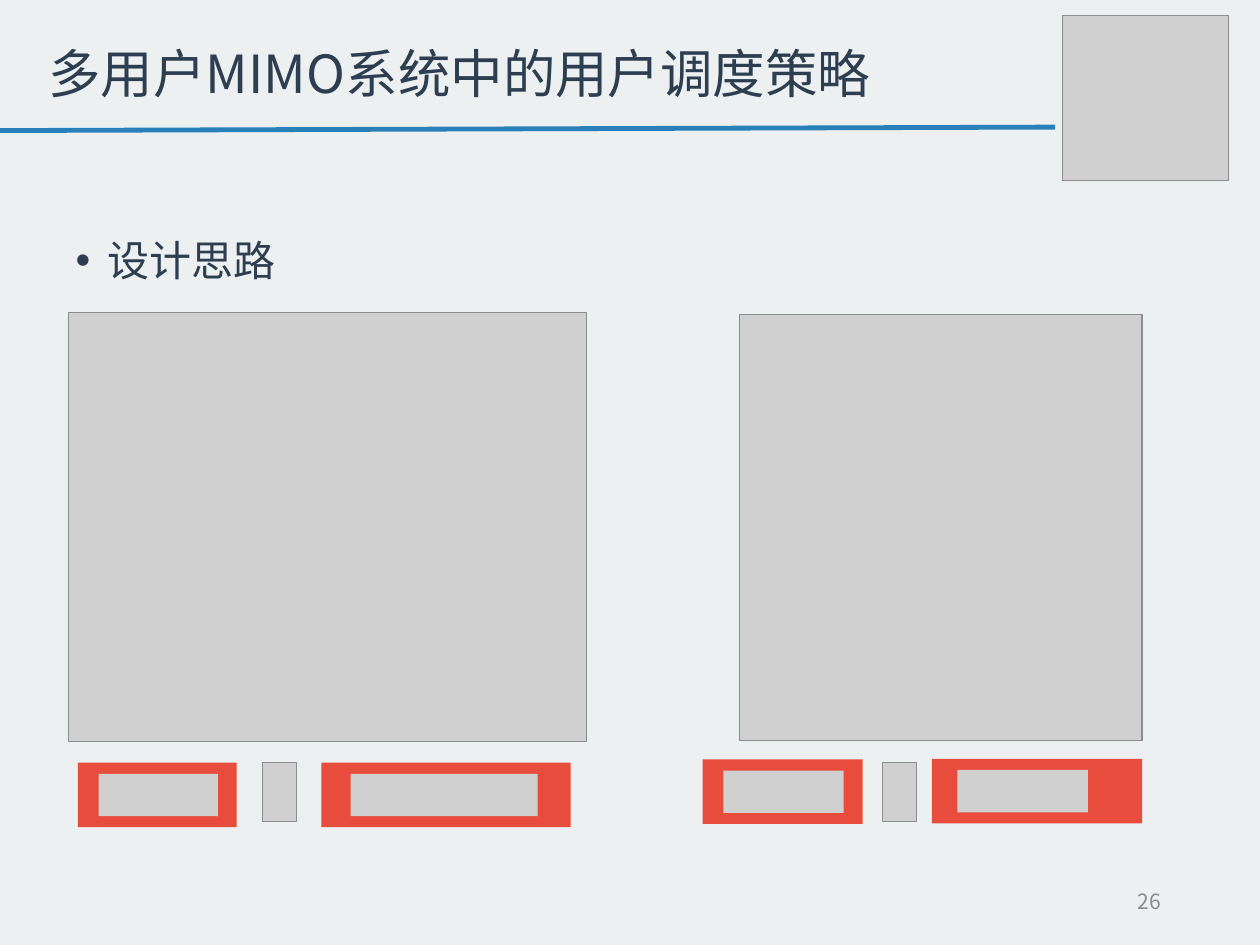
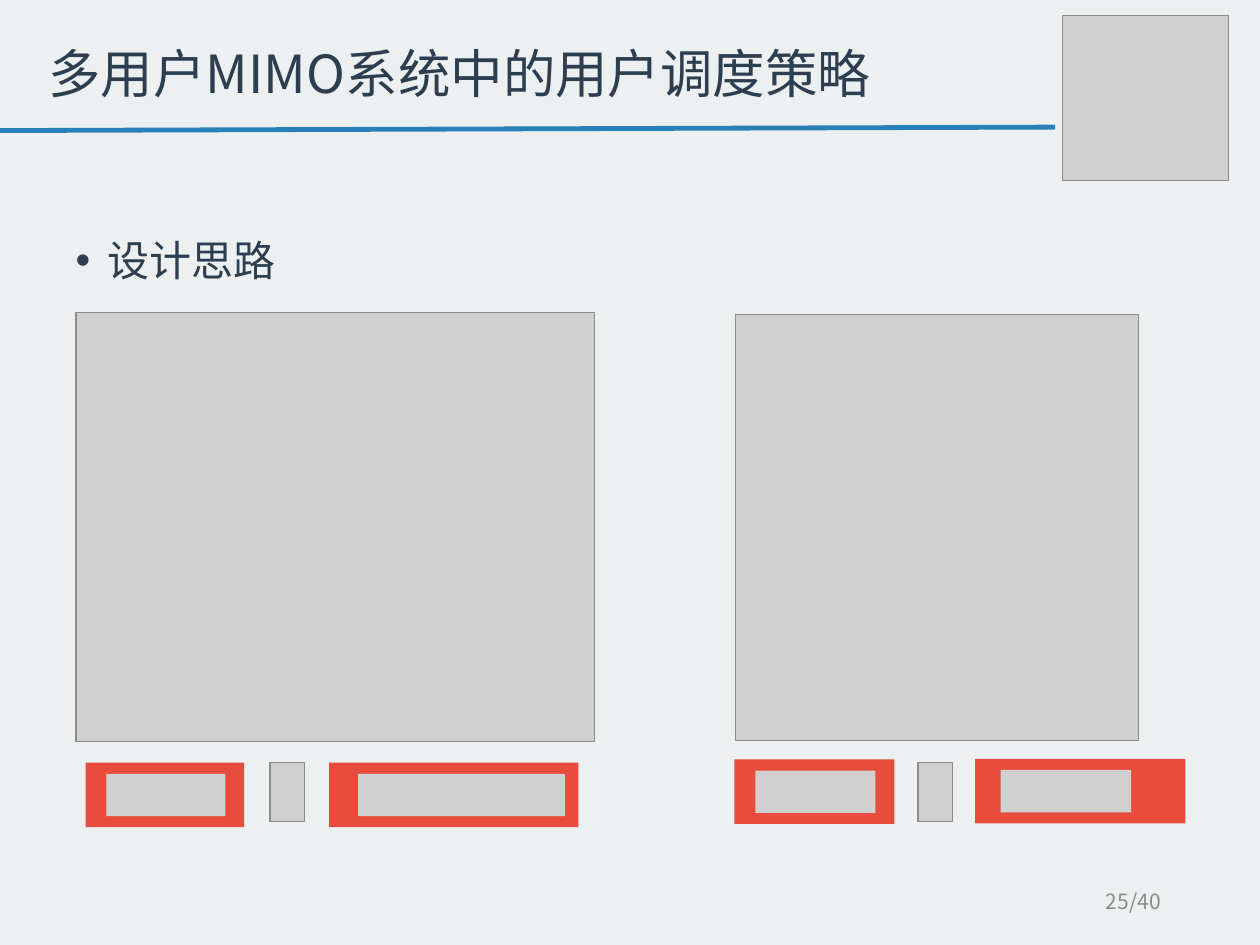
Before and after one commit to tangzhaoshu/playground, a slide deck: slide 25 of ResearchWork/毕业答辩--唐兆树.pptx (slide 26 before the commit). Drawn at 1260x945 pixels with LibreOffice and Linux fonts; fonts in the diff are those of the drawing; grey boxes stand for pictures. Boxes give left, top, right and bottom in pixels: in the first picture for what was removed or moved away, otherwise in the second. Text is boxed around its words. In the diff, an @@ line names an element or a change of style, - is before the commit and + after.

```diff
--- a/ResearchWork/毕业答辩--唐兆树.pptx
+++ b/ResearchWork/毕业答辩--唐兆树.pptx
@@ picture: place and size @@
-picture at bbox=[740, 314, 1143, 740]
+picture at bbox=[736, 314, 1139, 740]
@@ rectangle: place and size @@
-rectangle at bbox=[82, 769, 231, 822]
+rectangle at bbox=[89, 769, 238, 822]
@@ 3 pictures, 2 rectangles: place and size @@
-3 pictures, 2 rectangles at bbox=[68, 312, 586, 827]
+3 pictures, 2 rectangles at bbox=[76, 312, 593, 827]
@@ rectangle: place and size @@
-rectangle at bbox=[328, 769, 561, 822]
+rectangle at bbox=[335, 769, 568, 822]
@@ picture: place and size @@
-picture at bbox=[350, 774, 538, 816]
+picture at bbox=[358, 774, 564, 816]
@@ 2 rectangles, 1 picture: place and size @@
-2 rectangles, 1 picture at bbox=[703, 760, 863, 824]
+2 rectangles, 1 picture at bbox=[735, 760, 895, 824]
@@ picture removed at bbox=[882, 762, 916, 822] @@
@@ picture added at bbox=[919, 762, 953, 822] @@
@@ rectangle: place and size @@
-rectangle at bbox=[932, 759, 1143, 823]
+rectangle at bbox=[975, 759, 1186, 823]
@@ rectangle: place and size @@
-rectangle at bbox=[937, 765, 1134, 818]
+rectangle at bbox=[980, 765, 1177, 818]
@@ picture: place and size @@
-picture at bbox=[958, 770, 1089, 813]
+picture at bbox=[1000, 770, 1131, 813]
@@ page number at bbox=[1106, 892, 1161, 913]: text changed @@
-26
+25/40
```
Also in this commit, not shown: 23 other slides changed, 1 slide added, 18 other files.
